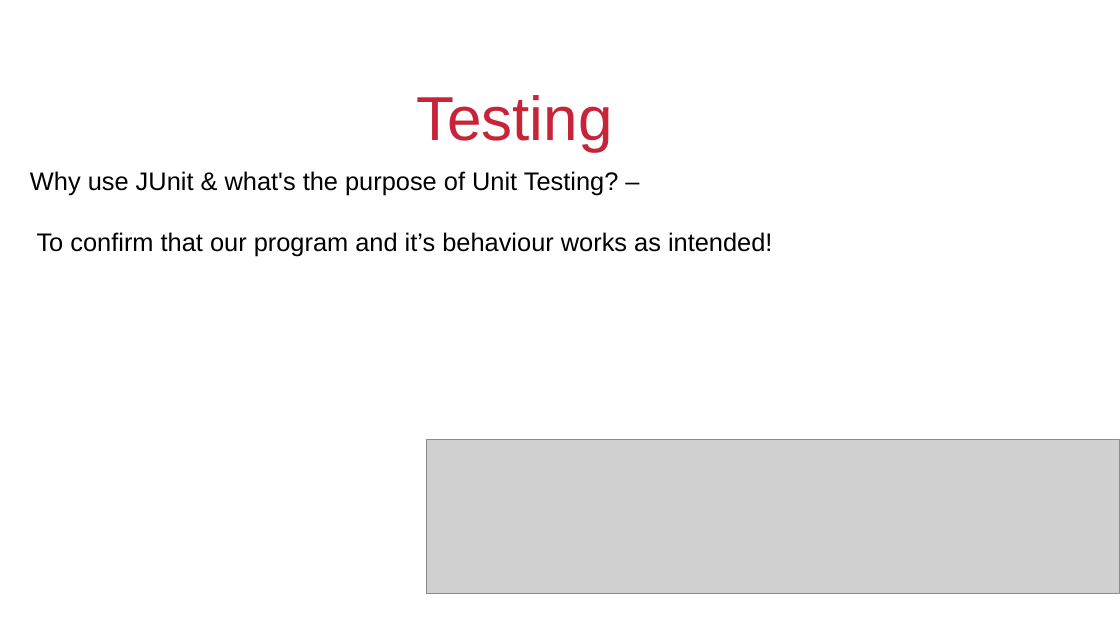
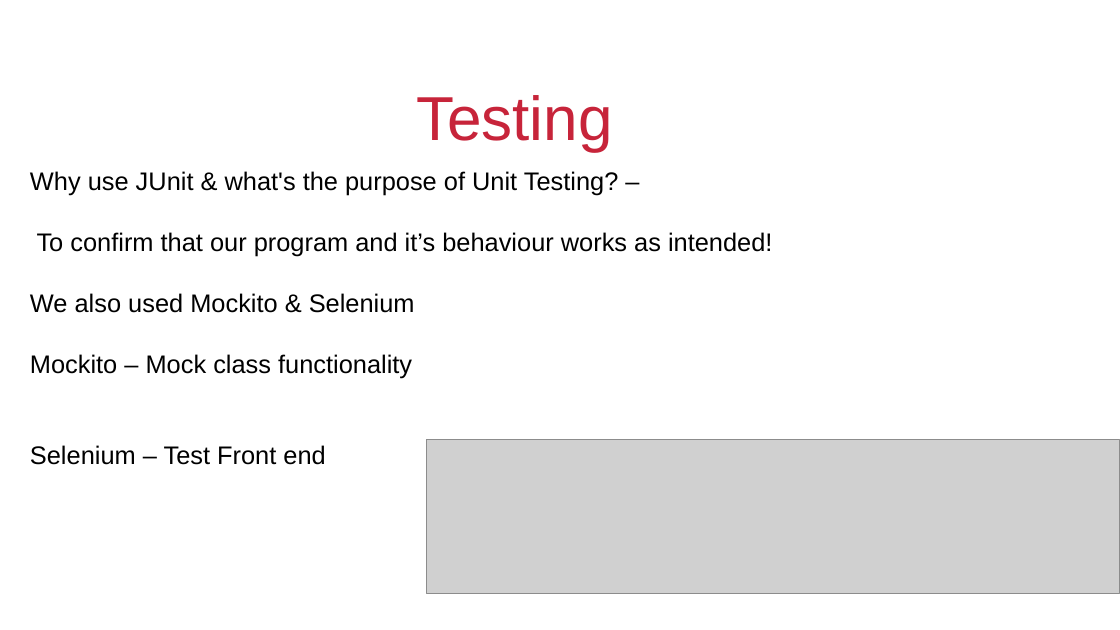
Before and after one commit to SehunB-QA/TDL-Assignment, a slide deck: slide 14 of TDL-Assignment-Documentation/Presentation/TDL Assignment Presentation.odp (slide 13 before the commit). Drawn at 1120x630 pixels with LibreOffice and Linux fonts; fonts in the diff are those of the drawing; grey boxes stand for pictures; background and template pictures are left out. Boxes give left, top, right and bottom in pixels: in the first picture for what was removed or moved away, otherwise in the second. Text is boxed around its words. In the diff, an @@ line names an element or a change of style, - is before the commit and + after.

```diff
--- a/TDL-Assignment-Documentation/Presentation/TDL Assignment Presentation.odp
+++ b/TDL-Assignment-Documentation/Presentation/TDL Assignment Presentation.odp
@@ text at box(30, 293, 415, 465): paragraphs added @@
+We also used Mockito & Selenium
+Mockito – Mock class functionality
+Selenium – Test Front end
```
Also in this commit, not shown: 6 other slides changed, 3 slides added, 1 slide removed, 3 other files.
